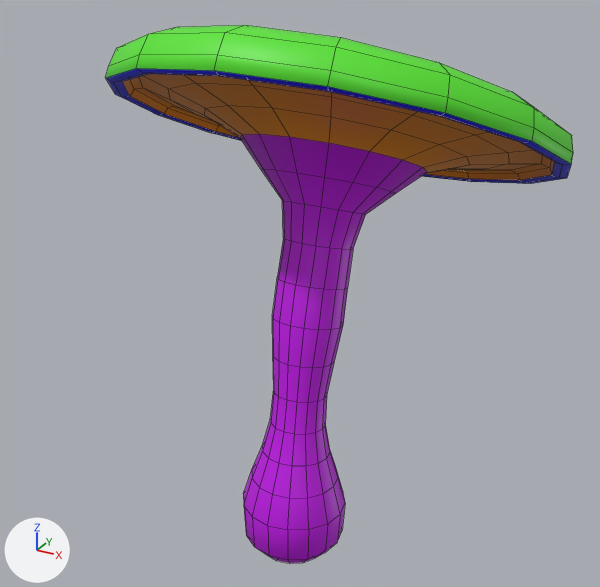
Before and after pictures for a commit that changed the Blender file assets/blends/OysterMushroom.blend.
Camera for both pictures: a 50 mm lens placed at (2.62, -4.67, 4.52), pointed at (-0.08, 0.25, 2.06). The axes (+X, +Y, +Z) are drawn at lower left. The lights are the same throughout. Mesh edges are drawn as thin lines.

Before the edit, the objects in view are built like this:
```python
me_plane = bpy.data.meshes.new('Plane')
me_plane.from_pydata(...)  # 450 vertices, 464 faces; spans x -1.65..1.65, y -1.65..1.65, z -0.01..3.54
me_plane.polygons.foreach_set('use_smooth', [True] * 464)
# faces by material slot: [128, 32, 80, 224]
me_plane.materials.append(mat_oystercap)  # green #59e72f
me_plane.materials.append(mat_oysterrim)  # blue #0003e7
me_plane.materials.append(mat_oystergills)  # orange #e78c00
me_plane.materials.append(mat_oysterstem)  # purple #c20de7
ob_plane = bpy.data.objects.new('Plane', me_plane)
ob_plane.location = (0.0, 0.0, 0.0)
_m = ob_plane.modifiers.new('SimpleDeform', 'SIMPLE_DEFORM')
_m.deform_method = 'BEND'
_m.factor = 0.449
_m.angle = 0.449
```
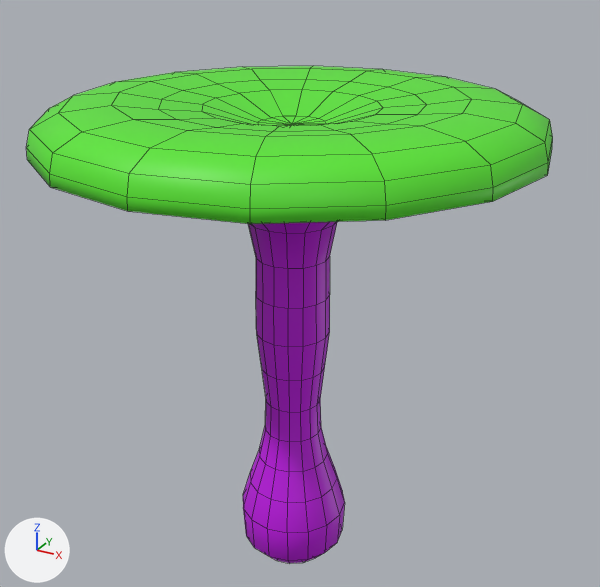
What differs and where, as boxes (x1, y1, x2, y2) in the pictures (600 x 587 px):
'Plane', modifiers changed (13% wider, 8% shorter): before (106, 25, 573, 563); after (26, 66, 553, 563)

Edits to the bpy script that builds the scene:
```text
Change ob_plane:
    remove _m = ob_plane.modifiers.new('SimpleDeform', 'SIMPLE_DEFORM')
    remove _m.deform_method = 'BEND'
    remove _m.factor = 0.449
    remove _m.angle = 0.449
```
